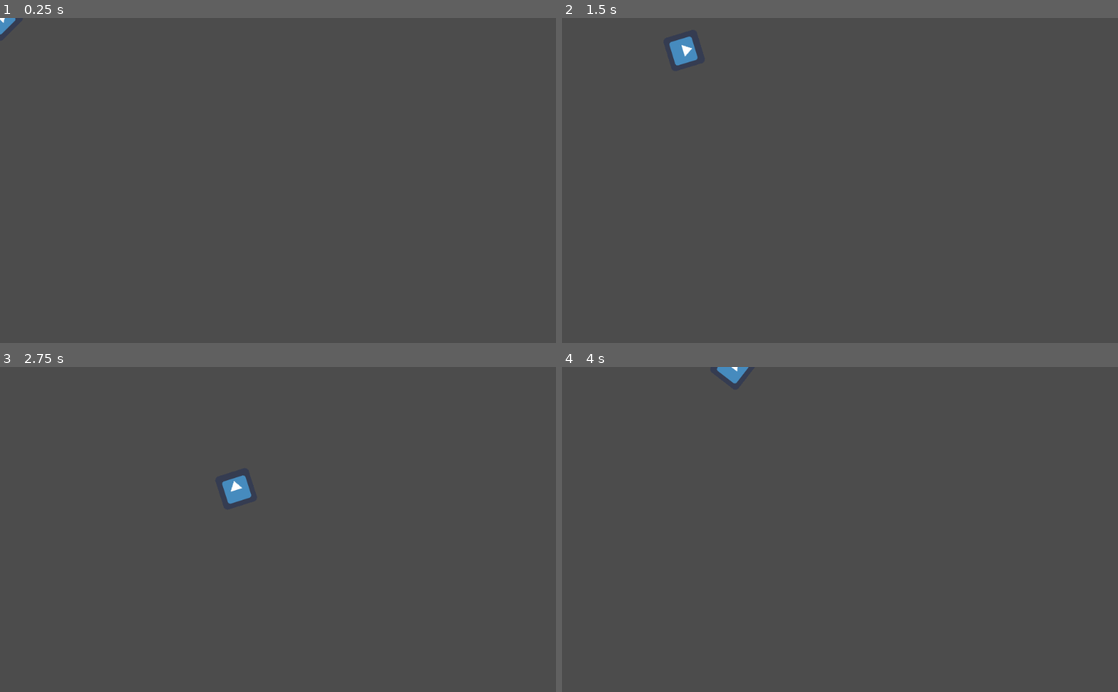
Above: before the commit, frames 1-4 (two rows, left to right).
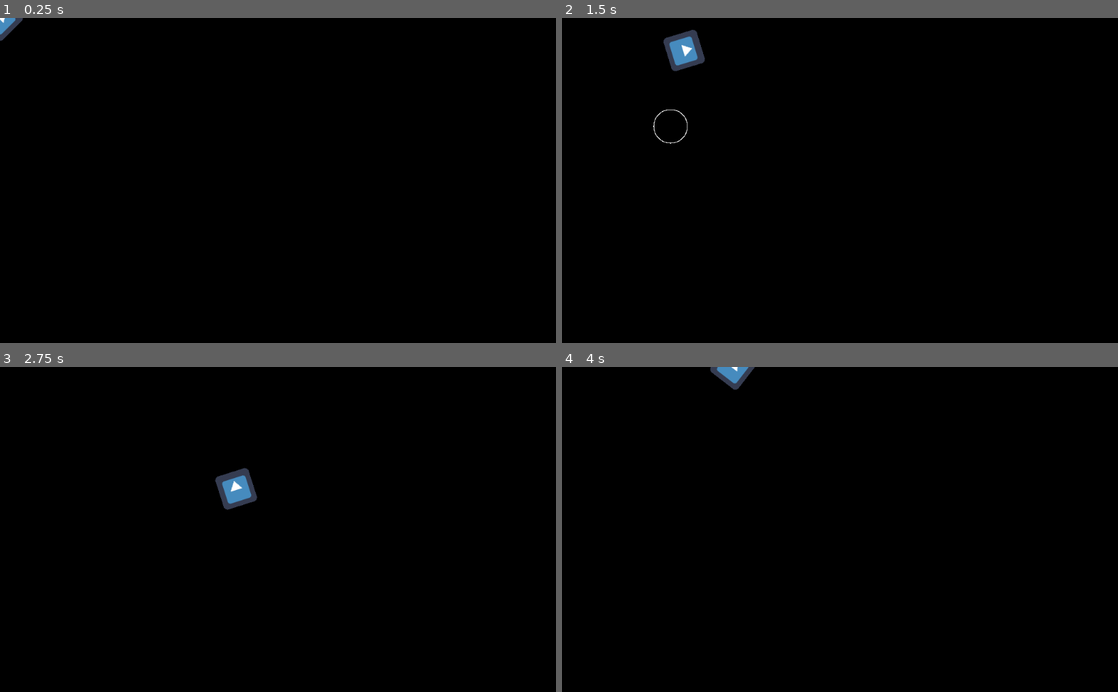
Above: after the commit, the same moments.

Repository: vodpox/ggj2018
Game: Godot game, scene res://Scenes/Main.tscn
Same seed, same stepped clock (60 frames per second), same inputs: the game is played once before the commit and once after it. The engine's default icon, where the game draws it, is replaced by a stand-in: a white triangle on a blue panel in a dark square.
Inputs (mouse positions are in pixels of both pictures, inside the frame that each line leads up to):
- Up to frame 1 (0.25 s): no input
- Up to frame 2 (1.5 s): tap Enter at 0.5 s; move the mouse to (962, 164) at 0.52 s; press the mouse at (962, 164) at 0.53 s; hold Right (ui_right) 0.53-1.28 s; move the mouse to (728, 196) at 1.27 s; release the mouse at (728, 196) at 1.28 s; hold Down (ui_down) from 1.28 s (still down); click (728, 196) at 1.35 s
- Up to frame 3 (2.75 s): move the mouse to (333, 458) at 2.02 s; release Down (ui_down) at 2.03 s; press the mouse at (333, 458) at 2.03 s; hold Right (ui_right) from 2.03 s (still down)
- Up to frame 4 (4 s): move the mouse to (812, 594) at 2.77 s; release Right (ui_right) at 2.78 s; release the mouse at (812, 594) at 2.78 s; hold Up (ui_up) 2.78-3.53 s; click (812, 594) at 2.85 s; move the mouse to (1006, 578) at 3.52 s; press the mouse at (1006, 578) at 3.53 s; hold Left (ui_left) from 3.53 s (still down)

The runs differ from the first frame. In frame 1, 100% of the frame differs, in the area x 0-100%, y 0-100%; in frame 2, 99%; in frame 3, 99%; in frame 4, 100%.
Error in both runs: Invalid call. Nonexistent function 'instance' in base 'Nil'. (res://Scenes/Player.gd:51)

Commit message:
First working wersion of SoundWave

Diff:
--- a/Scenes/Main.tscn
+++ b/Scenes/Main.tscn
@@ -1,7 +1,42 @@
-[gd_scene load_steps=2 format=2]
+[gd_scene load_steps=4 format=2]
 
 [ext_resource path="res://Scenes/Player.tscn" type="PackedScene" id=1]
+[ext_resource path="res://Scenes/SoundWave.tscn" type="PackedScene" id=2]
+[ext_resource path="res://Scenes/Wall.tscn" type="PackedScene" id=3]
 
 [node name="Main" type="Node"]
 
 [node name="Player" parent="." index="0" instance=ExtResource( 1 )]
+
+collision_mask = 0
+_sections_unfolded = [ "Collision" ]
+
+[node name="SoundWave" parent="." index="1" instance=ExtResource( 2 )]
+
+[node name="Wall" parent="." index="2" instance=ExtResource( 3 )]
+
+position = Vector2( 159, 199 )
+
+[node name="Wall2" parent="." index="3" instance=ExtResource( 3 )]
+
+position = Vector2( 133, 133 )
+
+[node name="Wall3" parent="." index="4" instance=ExtResource( 3 )]
+
+position = Vector2( 237, 194 )
+
+[node name="Wall4" parent="." index="5" instance=ExtResource( 3 )]
+
+position = Vector2( 185, 242 )
+
+[node name="Wall5" parent="." index="6" instance=ExtResource( 3 )]
+
+position = Vector2( 193, 242 )
+
+[node name="Wall6" parent="." index="7" instance=ExtResource( 3 )]
+
+position = Vector2( 209, 242 )
+
+[node name="Wall7" parent="." index="8" instance=ExtResource( 3 )]
+
+position = Vector2( 201, 242 )
--- a/Scenes/SoundWave.gd
+++ b/Scenes/SoundWave.gd
@@ -6,73 +6,69 @@
 var points = []
 var angles = []
 var r1 = 0
-var r
+var r = 0
 var color
 var colorOffset = 5
 var deltaTime = 0
 
 func _ready():
-	start(Vector2(200, 200), 100)
+	$Timer.start()
 	#_draw()
 
 
 func start(pos, size):
+	"""
+	for i in range(1, 200):
+		r = i
+		getEndCircle()
+		print(str(endptsTmp.size()))
+		endptsTmp.clear()
+	"""
+
 	position = pos
 	r = size
 	color = Color(r * colorOffset, r * colorOffset, r * colorOffset)
-	getEndCircle()
-	print(endptsTmp.size())
+	#getEndCircle()
 
-	var angDif = 360.0/endptsTmp.size()
+	var angDif = 360.0/(r*8)  #/endptsTmp.size()
 	var angle
 
 	print(angDif)
 
 	# Get wave end points and collided walls
-	for i in range(endptsTmp.size()):
+	for i in range(r*8):
 		angle = i * angDif
-		$Ray.cast_to = endptsTmp[i]
+		$Ray.cast_to = getPoint(angle, r)#endptsTmp[i]
+		$Ray.force_raycast_update()
 		angles.push_back(angle)
 		if $Ray.is_colliding():
-			print("yep " + str(angle))
+			#print("yep " + str(angle))
 			endDist[angle] = sqrt(pow($Ray.get_collision_point().x-position.x, 2) + pow($Ray.get_collision_point().y-position.y, 2))
 			endObjects[angle] = $Ray.get_collider()
 		else:
-			endDist[angle] = sqrt(pow(endptsTmp[i].x-position.x, 2) + pow(endptsTmp[i].y-position.y, 2))
+			endDist[angle] = r #sqrt(pow(endptsTmp[i].x-position.x, 2) + pow(endptsTmp[i].y-position.y, 2))
 			endObjects[angle] = null
 
 	# enpoints don't exactly match the angles
 
 
-
 func getEndCircle():
-	#draw_primitive([Vector2(position.x, position.y)], [color], PoolVector2Array( ))
 	var x = r - 1
 	var y = 0
 	var dx = 1
 	var dy = 1
 	var err = dx - r*2
+	var vec = Vector2()
+	var dirs
+	var vecs = {}
 
 	while x >= y:
-		"""
-		draw_primitive([Vector2(position.x + x, position.y + y)], [color], PoolVector2Array( ))
-		draw_primitive([Vector2(position.x - x, position.y + y)], [color], PoolVector2Array( ))
-		draw_primitive([Vector2(position.x + x, position.y - y)], [color], PoolVector2Array( ))
-		draw_primitive([Vector2(position.x - x, position.y - y)], [color], PoolVector2Array( ))
-		draw_primitive([Vector2(position.x + y, position.y + x)], [color], PoolVector2Array( ))
-		draw_primitive([Vector2(position.x - y, position.y + x)], [color], PoolVector2Array( ))
-		draw_primitive([Vector2(position.x + y, position.y - x)], [color], PoolVector2Array( ))
-		draw_primitive([Vector2(position.x - y, position.y - x)], [color], PoolVector2Array( ))
-		"""
-
-		endptsTmp.push_back(Vector2(position.x + x, position.y + y))
-		endptsTmp.push_back(Vector2(position.x - x, position.y + y))
-		endptsTmp.push_back(Vector2(position.x + x, position.y - y))
-		endptsTmp.push_back(Vector2(position.x - x, position.y - y))
-		endptsTmp.push_back(Vector2(position.x + y, position.y + x))
-		endptsTmp.push_back(Vector2(position.x - y, position.y + x))
-		endptsTmp.push_back(Vector2(position.x + y, position.y - x))
-		endptsTmp.push_back(Vector2(position.x - y, position.y - x))
+		dirs = [[x, y], [-x, y], [x, -y], [-x, -y], [y, x], [-y, x], [y, -x], [-y, -x]]
+		for i in dirs:
+			vec = Vector2(position.x + i[0], position.y + i[1])
+			if !vecs.has(vec):
+				vecs[vec] = 0
+				endptsTmp.push_back(vec)
 
 		if err <= 0:
 			y += 1
@@ -96,42 +92,42 @@
 
 
 func _process(delta):
-	var pos
-	var spd
+	if r == 0:
+		return
+	if angles.size() == 0:
+		end()
+		return
+	#var col = float(r-r1)/r
+	var col = 1.0-((1.0/r)*5)
+	var spd = 0.01
 	deltaTime += delta
-	#print(deltaTime)
-	if r-r1 < 10:
-		spd = 0.05
-	else:
-		spd = 0.02
+
 	if deltaTime >= spd:
 		deltaTime -= spd
 		points.clear()
+		#color = Color(col, col, col)
+		#color *= 1.0-((1.0/r)*6)
+		color *= col
+		#print(1.0-(1.0/r))
 		r1 += 1
 		for i in angles:
-			pos = getPoint(i, r1)
 
 			if r1 >= endDist[i]:
-
 				if endObjects[i] != null:
-					endObjects[i].setIntensity(r1/r)
+					endObjects[i].setIntensity(float(r-r1)/r)
 				angles.erase(i)
 				endObjects.erase(i)
 				endDist.erase(i)
 			else:
-				points.push_back(pos)
+				points.push_back(getPoint(i, r1))
 	update()
 
 
 
-	#start(Vector2(200, 200), r + 100*delta)
-	#update()
-	#pass
+func _draw():
+	for i in points:
+		draw_primitive([i], [color], PoolVector2Array( ))
 
 
-#func _on_SoundAdvanceTimer_timeout():
-
-func _draw():
-	#print(points.size())
-	for i in points:
-		draw_primitive([i], [color], PoolVector2Array( ))
+func _on_Timer_timeout():
+	start(Vector2(200, 200), 100)
--- a/Scenes/SoundWave.tscn
+++ b/Scenes/SoundWave.tscn
@@ -29,4 +29,13 @@
 one_shot = false
 autostart = false
 
+[node name="Timer" type="Timer" parent="." index="3"]
+
+process_mode = 1
+wait_time = 1.0
+one_shot = true
+autostart = false
+
 [connection signal="timeout" from="SoundAdvanceTimer" to="." method="_on_SoundAdvanceTimer_timeout"]
+
+[connection signal="timeout" from="Timer" to="." method="_on_Timer_timeout"]
--- a/Scenes/Wall.gd
+++ b/Scenes/Wall.gd
@@ -1,6 +1,6 @@
 extends Area2D
 
-var RGB = 1
+var RGB = 0
 
 func _ready():
 	$WallTimer.start()
--- a/Scenes/Wall.tscn
+++ b/Scenes/Wall.tscn
@@ -18,7 +18,7 @@
 audio_bus_override = false
 audio_bus_name = "Master"
 script = ExtResource( 1 )
-_sections_unfolded = [ "Visibility" ]
+_sections_unfolded = [ "Collision", "Visibility" ]
 __meta__ = {
 "_edit_group_": true
 }
--- a/project.godot
+++ b/project.godot
@@ -37,4 +37,5 @@
 
 [rendering]
 
+environment/default_clear_color=Color( 0, 0, 0, 1 )
 environment/default_environment="res://default_env.tres"
